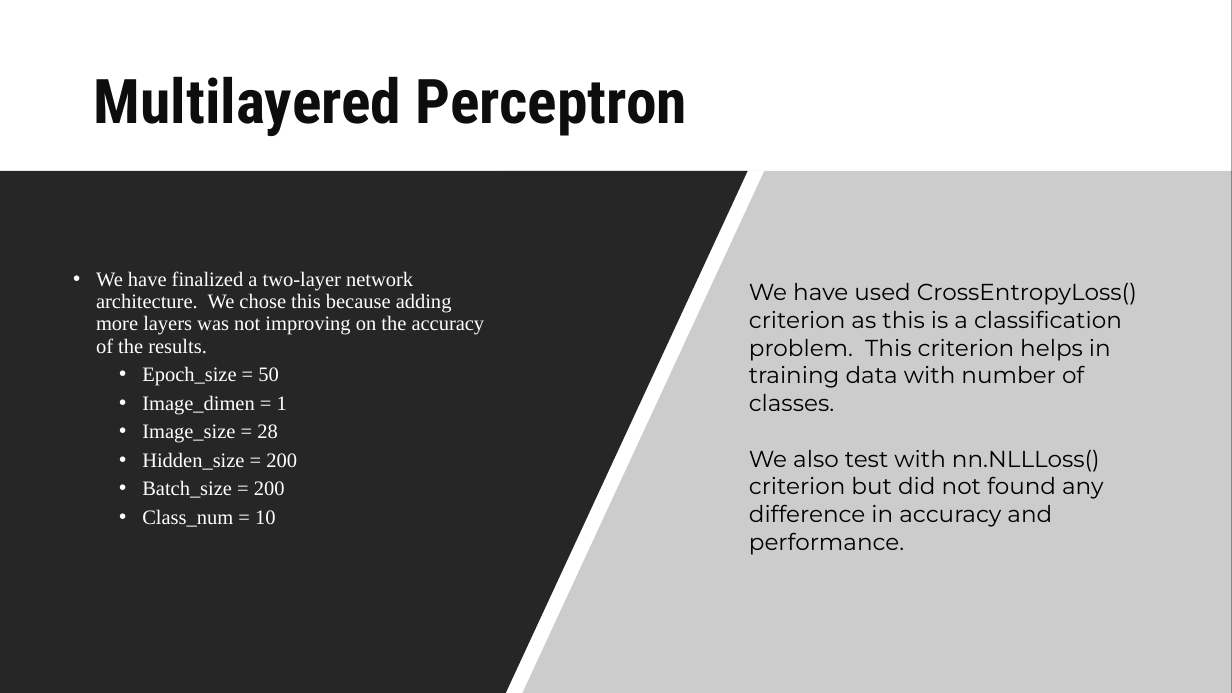
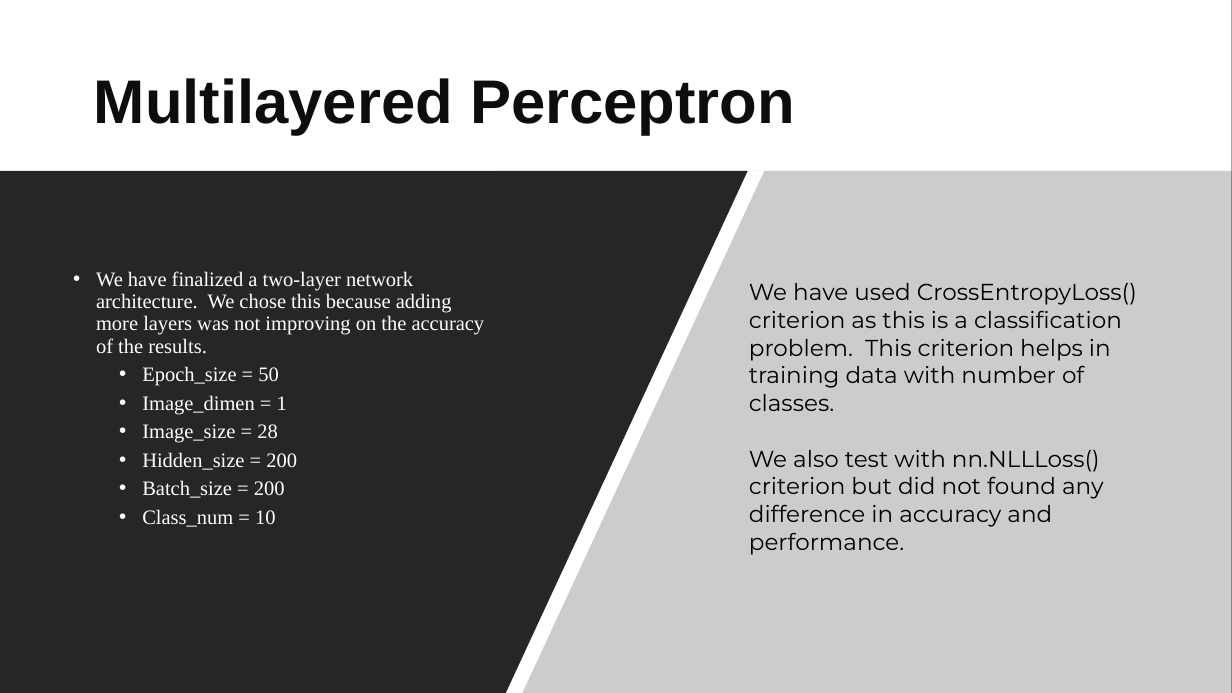
Before and after one commit to evazhang720/Final-Group-8, a slide deck: slide 4 of Final-Group-Presentation/ML2 - Final Project-Slice.pptx. Drawn at 1232x693 pixels with LibreOffice and Linux fonts; fonts in the diff are those of the drawing. Boxes give left, top, right and bottom in pixels: in the first picture for what was removed or moved away, otherwise in the second. Text is boxed around its words. In the diff, an @@ line names an element or a change of style, - is before the commit and + after.

```diff
--- a/Final-Group-Presentation/ML2 - Final Project-Slice.pptx
+++ b/Final-Group-Presentation/ML2 - Final Project-Slice.pptx
@@ title "Multilayered Perceptron" at [94,78,795,135]: font Roboto Condensed to Arial @@
```
Also in this commit, not shown: 8 other slides changed, 5 slides added, 2 slides removed.
